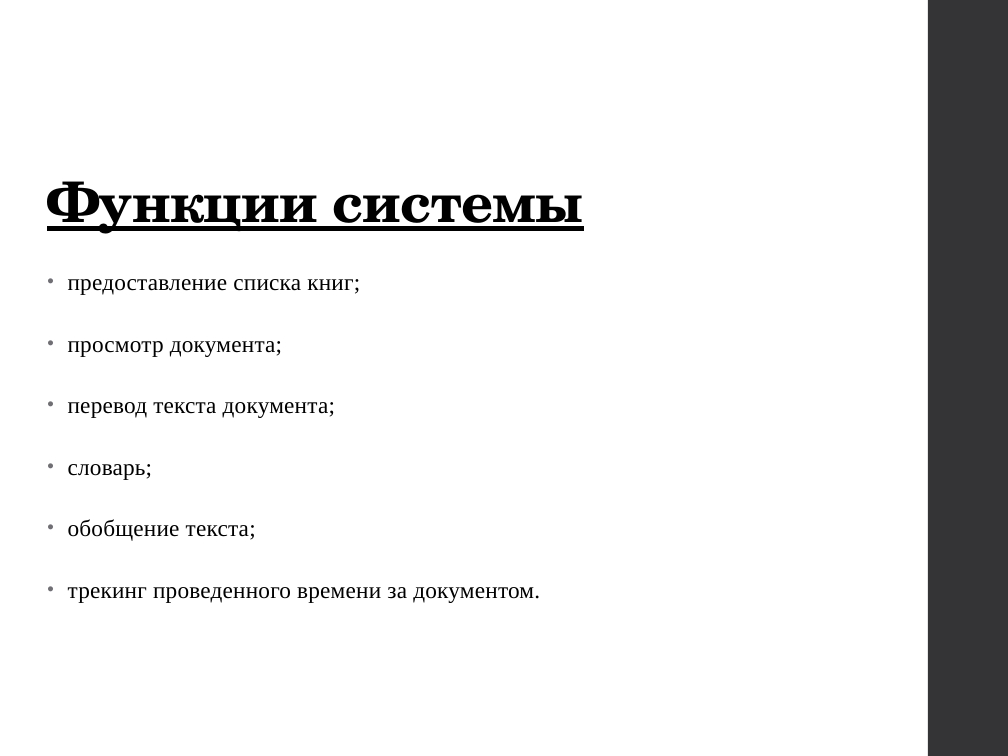
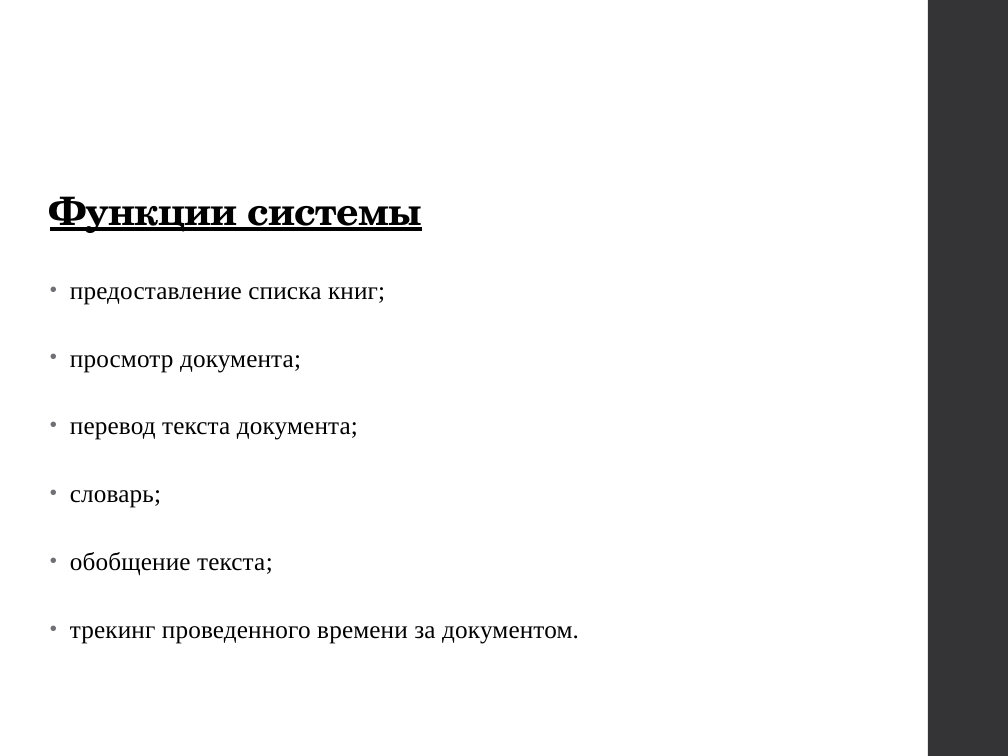
Before and after one commit to an-nguen/UlstuGradWork, a slide deck: slide 3 of docs/Презентация.pptx. Drawn at 1008x756 pixels with LibreOffice and Linux fonts; fonts in the diff are those of the drawing. Boxes give left, top, right and bottom in pixels: in the first picture for what was removed or moved away, otherwise in the second. Text is boxed around its words. In the diff, an @@ line names an element or a change of style, - is before the commit and + after.

```diff
--- a/docs/Презентация.pptx
+++ b/docs/Презентация.pptx
@@ title "Функции системы" at [50, 196, 422, 233]: size 40 to 28 pt @@
@@ text "предоставление списка книг;" at [70, 287, 579, 644]: size 16.6 to 18 pt; line spacing 1.4 to 1.5 @@
```
Also in this commit, not shown: 9 other slides changed, 3 slides removed, 43 other files.
